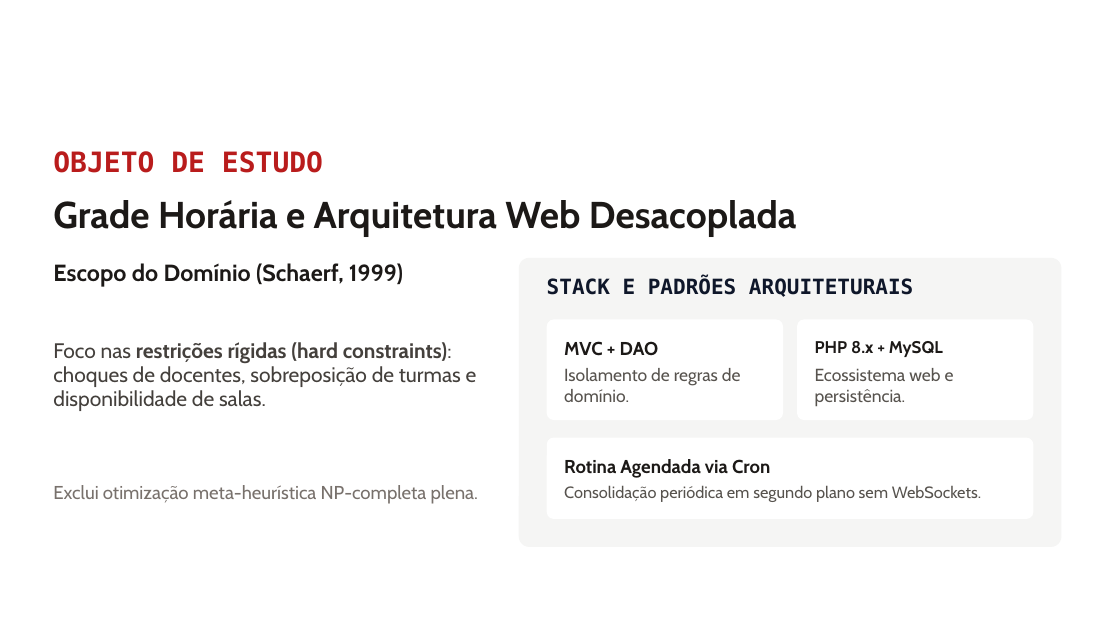
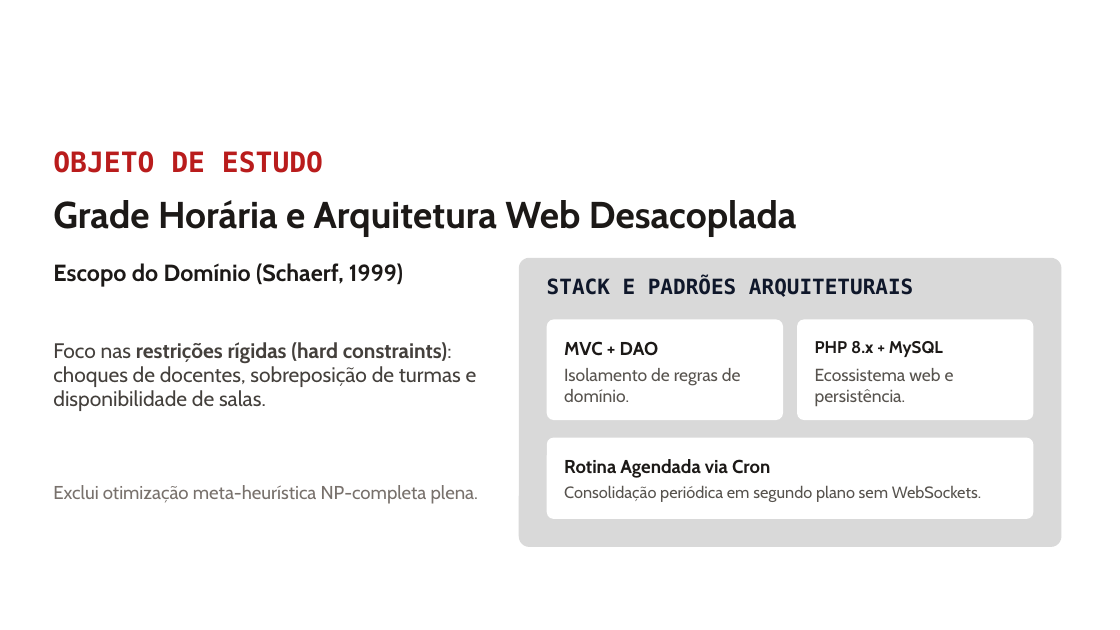
Before and after one commit to j-barcelos/ia-grade, a slide deck: slide 7 of apresentacao/TCC - SDD, TDD e IA na Grade Horária Fatec Barueri.pptx. Drawn at 1120x630 pixels with LibreOffice and Linux fonts; fonts in the diff are those of the drawing; background and template pictures are left out. Boxes give left, top, right and bottom in pixels: in the first picture for what was removed or moved away, otherwise in the second. Text is boxed around its words. In the diff, an @@ line names an element or a change of style, - is before the commit and + after.

```diff
--- a/apresentacao/TCC - SDD, TDD e IA na Grade Horária Fatec Barueri.pptx
+++ b/apresentacao/TCC - SDD, TDD e IA na Grade Horária Fatec Barueri.pptx
@@ rounded rectangle at bbox=[519, 258, 1062, 547]: fill #F5F5F4 to #D9D9D9 @@
```
Also in this commit, not shown: 5 other slides changed, 1 other file.
